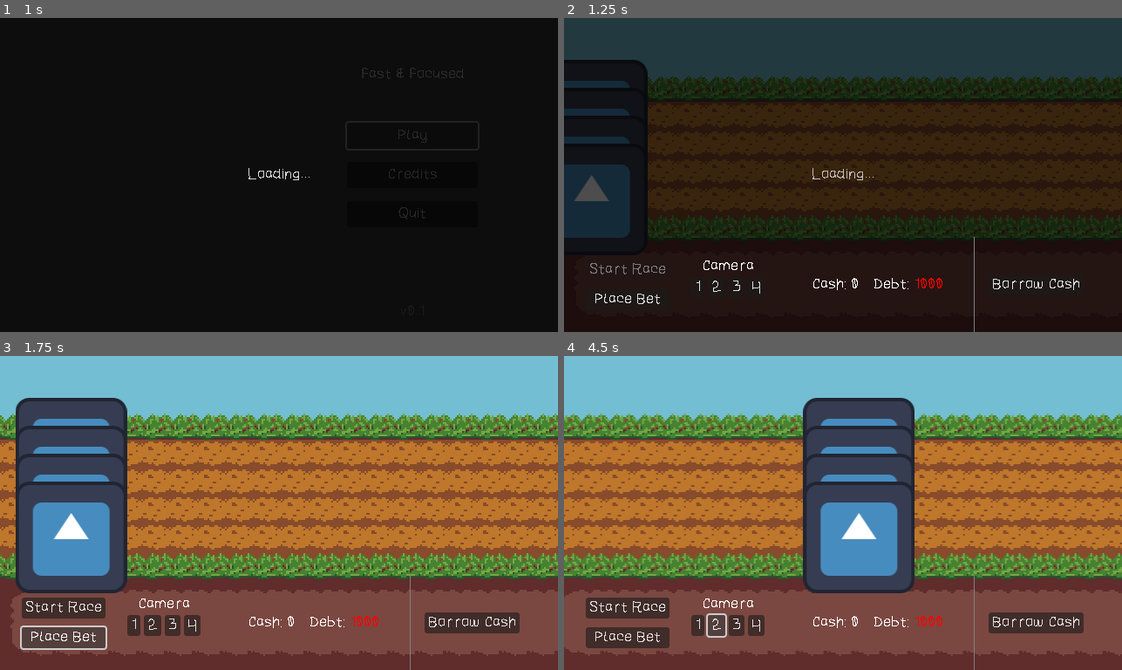
Above: before the commit, frames 1-4 (two rows, left to right).
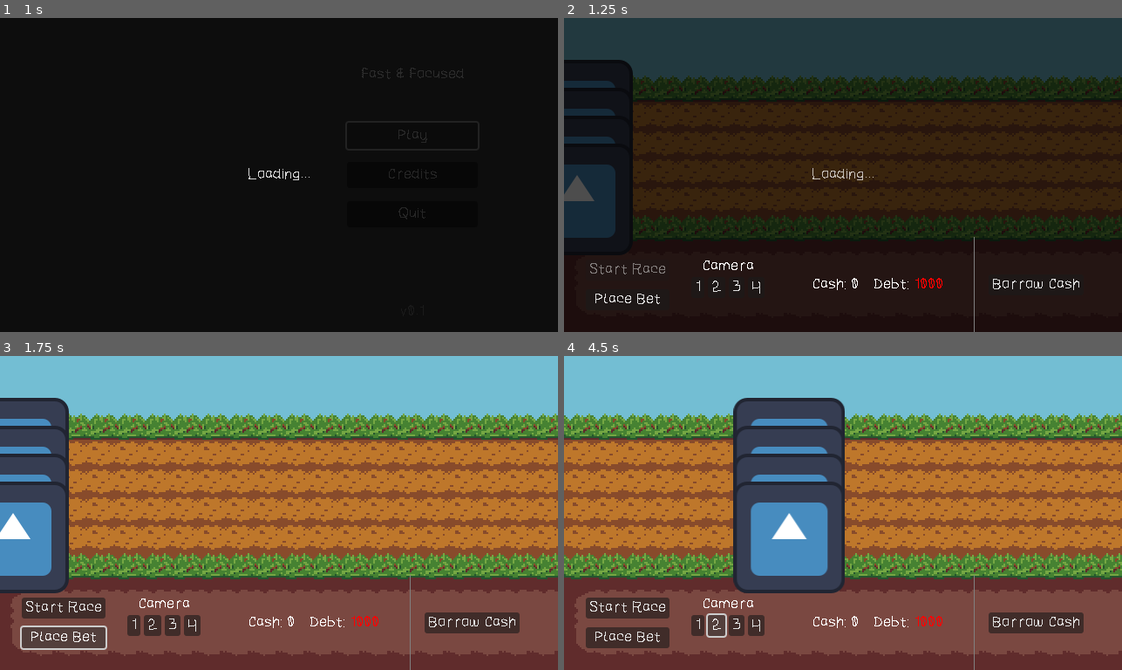
Above: after the commit, the same moments.

Repository: jame581/FastAndFocused
Game: Godot game, scene res://maps/main_menu.tscn
Two runs of this game, one before a commit and one after it. Both use one fixed random seed, a clock stepped at 60 frames per second and the inputs below. The engine's default icon, where the game draws it, is replaced by a stand-in: a white triangle on a blue panel in a dark square.
Inputs:
- Up to frame 1 (1 s): click "Play" at 0.5 s
- Up to frame 2 (1.25 s): no input
- Up to frame 3 (1.75 s): click "Place Bet" at 1.25 s
- Up to frame 4 (4.5 s): click "Start Race" at 2 s; click "Start Race" at 2.75 s; click "1" at 3.5 s; click "2" at 4.25 s

Frame 1 is identical in both runs. In frame 2, 2.5% of the frame differs, in the area x 0-15%, y 13-76%; in frame 3, 11%; in frame 4, 31%, in the area x 0-100%, y 13-96%.

Commit message:
add crowd sound

Diff:
--- a/source/project.godot
+++ b/source/project.godot
@@ -20,6 +20,7 @@
 
 SignalBus="*res://scripts/autoloads/signal_bus.gd"
 SceneChanger="*res://scenes/autoloads/scene_changer.tscn"
+AudioManager="*res://scenes/audio_manager.tscn"
 Global="*res://scripts/autoloads/global.gd"
 
 [display]
--- a/source/scenes/AudioManager.tscn
+++ /dev/null
@@ -1,10 +0,0 @@
-[gd_scene load_steps=3 format=3 uid="uid://bsy3tqd8ie6ca"]
-
-[ext_resource type="Script" uid="uid://ccn0bm7nndfow" path="res://scripts/audio_manager.gd" id="1_hux41"]
-[ext_resource type="AudioStream" uid="uid://cm035ntj86jpo" path="res://assets/audio/crowd_encouriging.mp3" id="2_v6v0x"]
-
-[node name="AudioManager" type="Node"]
-script = ExtResource("1_hux41")
-
-[node name="CrowdAudio" type="AudioStreamPlayer" parent="."]
-stream = ExtResource("2_v6v0x")
--- /dev/null
+++ b/source/scenes/audio_manager.tscn
@@ -0,0 +1,10 @@
+[gd_scene load_steps=3 format=3 uid="uid://bsy3tqd8ie6ca"]
+
+[ext_resource type="Script" uid="uid://ccn0bm7nndfow" path="res://scripts/audio_manager.gd" id="1_liach"]
+[ext_resource type="AudioStream" uid="uid://cm035ntj86jpo" path="res://assets/audio/crowd_encouriging.mp3" id="2_3asnw"]
+
+[node name="AudioManager" type="Node"]
+script = ExtResource("1_liach")
+
+[node name="CrowdAudio" type="AudioStreamPlayer" parent="."]
+stream = ExtResource("2_3asnw")
--- a/source/scripts/audio_manager.gd
+++ b/source/scripts/audio_manager.gd
@@ -1,5 +1,4 @@
-extends AudioStreamPlayer2D
-
+extends Node
 
 func _ready():
 
--- a/source/scripts/game/animal.gd
+++ b/source/scripts/game/animal.gd
@@ -9,14 +9,6 @@
 var speed_index = 0
 
 func _ready() -> void:
-	# Initialize the speed
-	if speed_array.size() > 0:
-		current_speed = speed_array[speed_index]
-	else:
-		push_error("Speed array is empty, setting default speed to 100.0")
-		current_speed = 100.0
-
-	# Start
 	SignalBus.race_started.connect(handle_race_started)
 
 func _physics_process(_delta: float) -> void:
